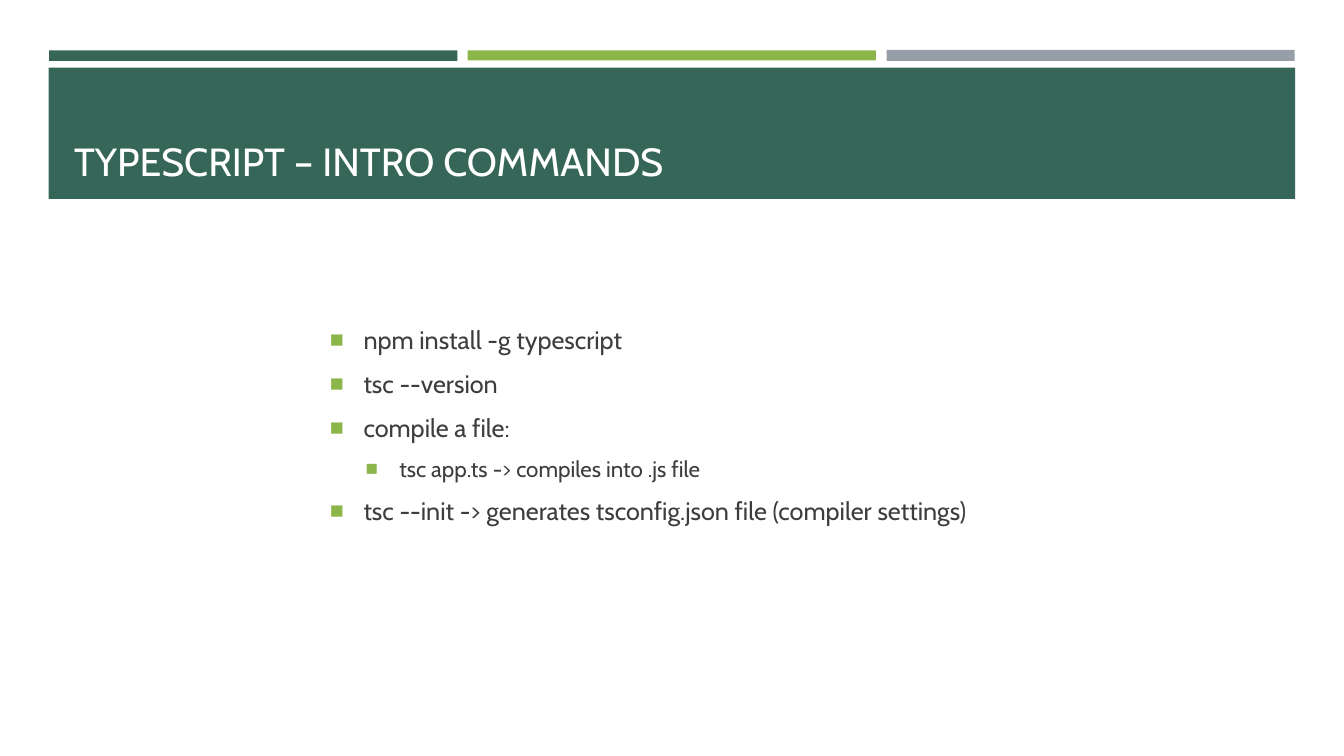
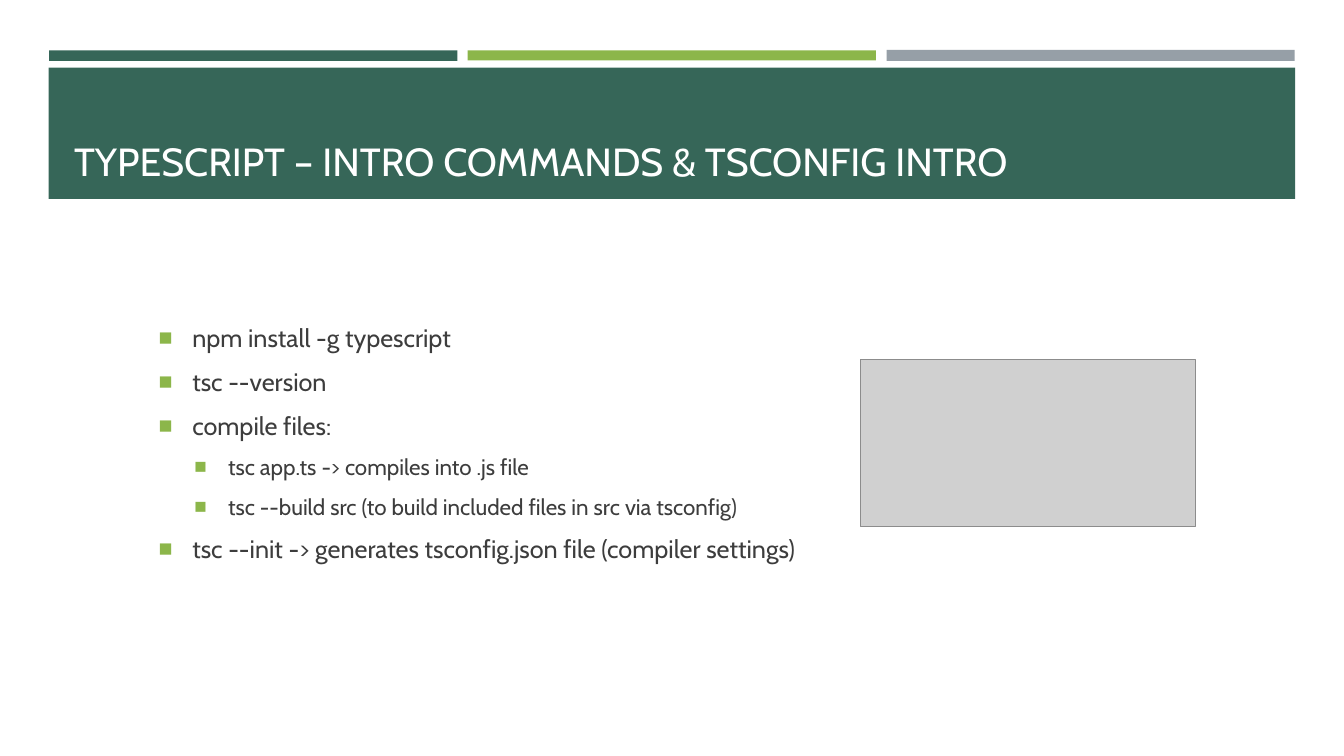
Before and after one commit to e-m-wilson/java-fs, a slide deck: slide 3 of Week_5/Typescript.pptx. Drawn at 1344x756 pixels with LibreOffice and Linux fonts; fonts in the diff are those of the drawing; grey boxes stand for pictures. Boxes give left, top, right and bottom in pixels: in the first picture for what was removed or moved away, otherwise in the second. Text is boxed around its words. In the diff, an @@ line names an element or a change of style, - is before the commit and + after.

```diff
--- a/Week_5/Typescript.pptx
+++ b/Week_5/Typescript.pptx
@@ title at (x1=74, y1=148, x2=1007, y2=177): text changed @@
-TYPESCRIPT – INTRO COMMANDS
+TYPESCRIPT – INTRO COMMANDS & TSCONFIG INTRO
@@ text "npm install -g typescript" moved from (x1=364, y1=330, x2=967, y2=526) to (x1=192, y1=328, x2=795, y2=564) @@
@@ picture added at (x1=861, y1=360, x2=1196, y2=527) @@
@@ text at (x1=192, y1=416, x2=331, y2=441): text changed @@
-■ compile a file:
+■ compile files:
@@ text at (x1=228, y1=498, x2=737, y2=521): paragraph added @@
+  ■ tsc --build src (to build included files in src via tsconfig)
```
Also in this commit, not shown: 1 other slide changed, 1 slide added, 4 other files.
